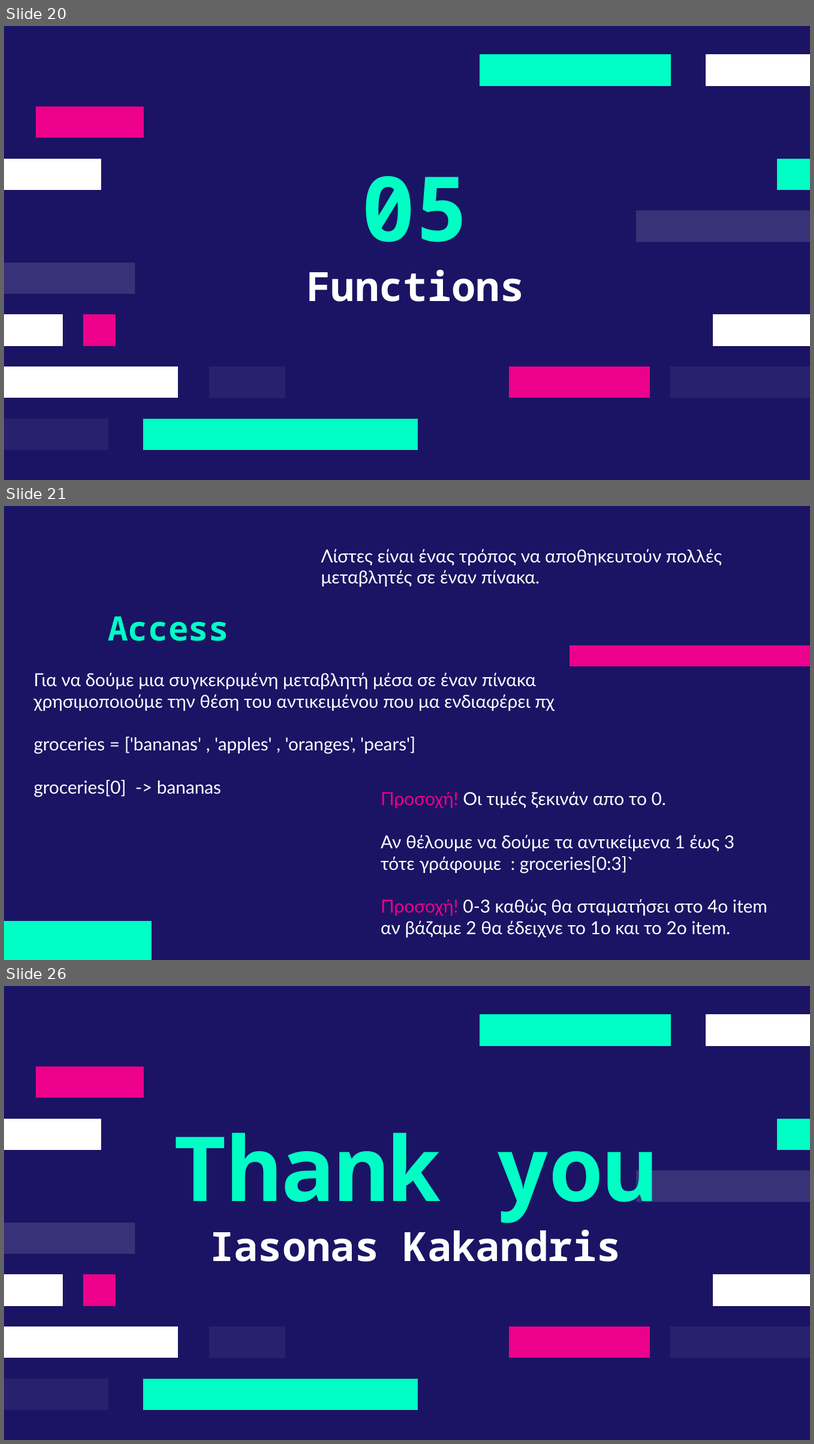
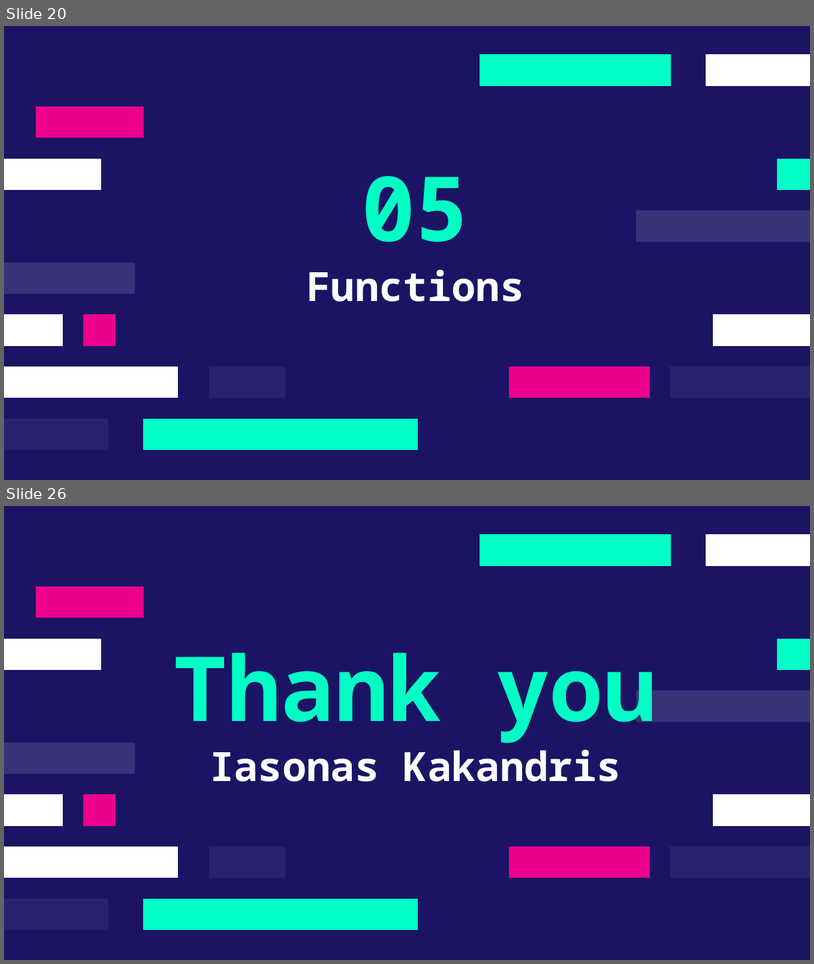
Before and after one commit to deepblue597/python_tutorial, a slide deck: lesson 2/Lesson 2 Python.pptx. Shown one above the other, each under a label of ours: slides 20, 21 and 26 before the commit, slides 20 and 26 after it; the slides between them are not shown. The pictures are 814x1444 and 814x964 pixels, drawn with LibreOffice and Linux fonts; fonts in the diff are those of the drawing. Boxes give left, top, right and bottom in pixels: in the first picture for what was removed or moved away, otherwise in the second. Text is boxed around its words. In the diff, an @@ line names an element or a change of style, - is before the commit and + after.

```diff
--- a/lesson 2/Lesson 2 Python.pptx
+++ b/lesson 2/Lesson 2 Python.pptx
@@ slide 21 removed at (4, 506, 810, 960), background #1B1464 @@
@@ subtitle removed at (321, 549, 722, 587) @@
-Λίστες είναι ένας τρόπος να αποθηκευτούν πολλές μεταβλητές σε έναν πίνακα.
@@ title removed at (108, 616, 229, 641) @@
-Access
@@ freeform shape removed at (570, 645, 810, 666) @@
@@ text removed at (34, 672, 555, 797) @@
-Για να δούμε μια συγκεκριμένη μεταβλητή μέσα σε έναν πίνακα χρησιμοποιούμε την θέση του αντικειμένου που μα ενδιαφέρει πχ
-groceries = ['bananas' , 'apples' , 'oranges', 'pears']
-groceries[0] -> bananas
@@ text removed at (381, 791, 768, 937) @@
-Προσοχή! Οι τιμές ξεκινάν απο το 0.
-Αν θέλουμε να δούμε τα αντικείμενα 1 έως 3
-τότε γράφουμε : groceries[0:3]`
-Προσοχή! 0-3 καθώς θα σταματήσει στο 4ο item
-αν βάζαμε 2 θα έδειχνε το 1ο και το 2ο item.
@@ freeform shape removed at (4, 921, 152, 959) @@
```
Also in this commit, not shown: 4 slides changed, 5 slides added, 4 other slides removed.
